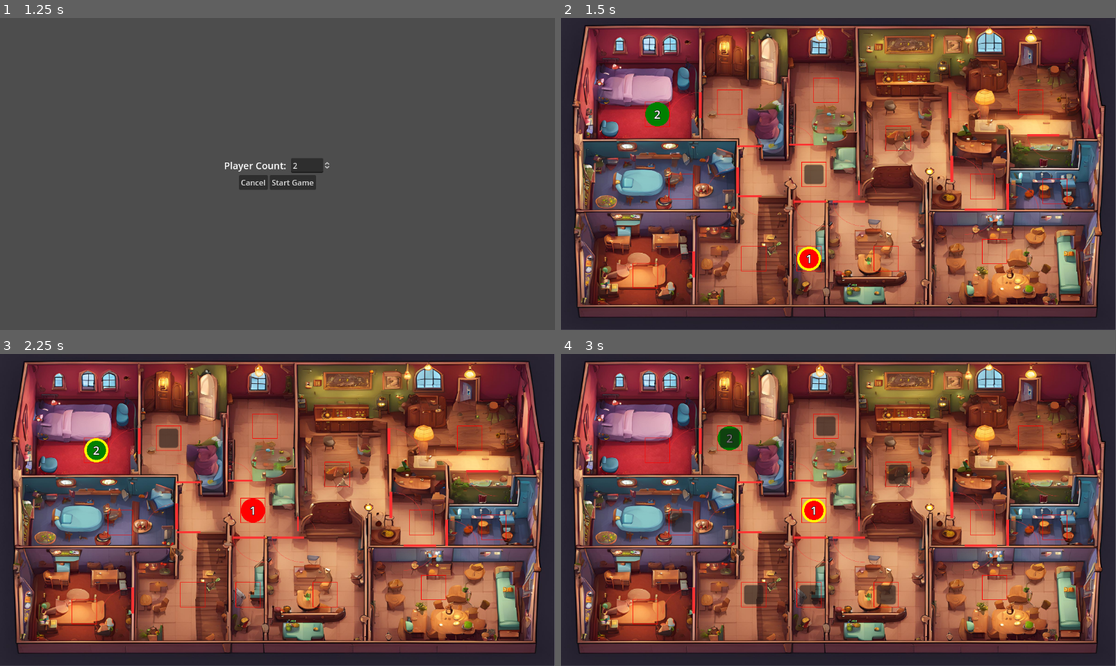
Above: before the commit, frames 1-4 (two rows, left to right).
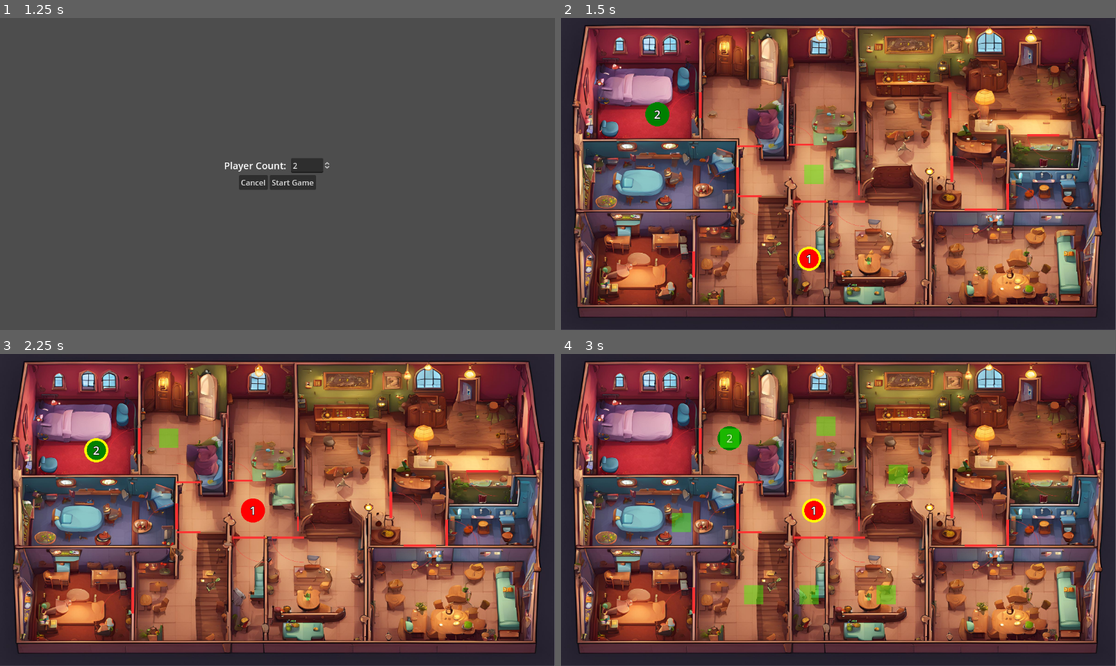
Above: after the commit, the same moments.

Repository: Yogadhveep/transylvaniagame
Game: Godot game, scene res://MainScreen.tscn
Two runs of this game, one before a commit and one after it. Both use one fixed random seed, a clock stepped at 60 frames per second and the inputs below.
Inputs (mouse positions are in pixels of both pictures, inside the frame that each line leads up to):
- Up to frame 1 (1.25 s): click "Play" at 0.5 s
- Up to frame 2 (1.5 s): click "Start Game" at 1.25 s
- Up to frame 3 (2.25 s): click (255, 510) at 2 s
- Up to frame 4 (3 s): click (727, 438) at 2.75 s

Frame 1 is identical in both runs. In frame 2, 0.8% of the frame differs, in the area x 12-92%, y 19-87%; in frame 3, 0.8%; in frame 4, 2.1%.

Commit message:
eeeeeeeeeeeee

Diff:
--- a/transylvaniagame/Game.tscn
+++ b/transylvaniagame/Game.tscn
@@ -2,8 +2,8 @@
 
 [ext_resource type="Script" path="res://game.gd" id="1_m3clw"]
 [ext_resource type="Script" path="res://graph_node.gd" id="2_d3mre"]
+[ext_resource type="StyleBox" uid="uid://bbrytb10k42h5" path="res://AlllowedMoved.tres" id="3_ataf8"]
 [ext_resource type="Texture2D" uid="uid://b81tcfxa6qt41" path="res://final map.png" id="4_y0snq"]
-[ext_resource type="Texture2D" uid="uid://daqk5sjkb8lqk" path="res://Node.png" id="5_gn2fd"]
 
 [node name="Control" type="Control"]
 layout_mode = 3
@@ -22,10 +22,6 @@
 scale = Vector2(2, 2)
 script = ExtResource("2_d3mre")
 
-[node name="Sprite2D" type="Sprite2D" parent="Graph/Node1"]
-scale = Vector2(0.1, 0.1)
-texture = ExtResource("5_gn2fd")
-
 [node name="Button" type="Button" parent="Graph/Node1"]
 anchors_preset = 8
 anchor_left = 0.5
@@ -38,16 +34,13 @@
 offset_bottom = 10.0
 grow_horizontal = 2
 grow_vertical = 2
+theme_override_styles/normal = ExtResource("3_ataf8")
 
 [node name="Node2" type="Node2D" parent="Graph"]
 position = Vector2(350, 175)
 scale = Vector2(2, 2)
 script = ExtResource("2_d3mre")
 
-[node name="Sprite2D" type="Sprite2D" parent="Graph/Node2"]
-scale = Vector2(0.1, 0.1)
-texture = ExtResource("5_gn2fd")
-
 [node name="Button" type="Button" parent="Graph/Node2"]
 anchors_preset = 8
 anchor_left = 0.5
@@ -60,16 +53,13 @@
 offset_bottom = 10.0
 grow_horizontal = 2
 grow_vertical = 2
+theme_override_styles/normal = ExtResource("3_ataf8")
 
 [node name="Node3" type="Node2D" parent="Graph"]
 position = Vector2(525, 325)
 scale = Vector2(2, 2)
 script = ExtResource("2_d3mre")
 
-[node name="Sprite2D" type="Sprite2D" parent="Graph/Node3"]
-scale = Vector2(0.1, 0.1)
-texture = ExtResource("5_gn2fd")
-
 [node name="Button" type="Button" parent="Graph/Node3"]
 anchors_preset = 8
 anchor_left = 0.5
@@ -82,16 +72,13 @@
 offset_bottom = 10.0
 grow_horizontal = 2
 grow_vertical = 2
+theme_override_styles/normal = ExtResource("3_ataf8")
 
 [node name="Node4" type="Node2D" parent="Graph"]
 position = Vector2(250, 350)
 scale = Vector2(2, 2)
 script = ExtResource("2_d3mre")
 
-[node name="Sprite2D" type="Sprite2D" parent="Graph/Node4"]
-scale = Vector2(0.1, 0.1)
-texture = ExtResource("5_gn2fd")
-
 [node name="Button" type="Button" parent="Graph/Node4"]
 anchors_preset = 8
 anchor_left = 0.5
@@ -104,16 +91,13 @@
 offset_bottom = 10.0
 grow_horizontal = 2
 grow_vertical = 2
+theme_override_styles/normal = ExtResource("3_ataf8")
 
 [node name="Node5" type="Node2D" parent="Graph"]
 position = Vector2(550, 150)
 scale = Vector2(2, 2)
 script = ExtResource("2_d3mre")
 
-[node name="Sprite2D" type="Sprite2D" parent="Graph/Node5"]
-scale = Vector2(0.1, 0.1)
-texture = ExtResource("5_gn2fd")
-
 [node name="Button" type="Button" parent="Graph/Node5"]
 anchors_preset = 8
 anchor_left = 0.5
@@ -126,16 +110,13 @@
 offset_bottom = 10.0
 grow_horizontal = 2
 grow_vertical = 2
+theme_override_styles/normal = ExtResource("3_ataf8")
 
 [node name="Node6" type="Node2D" parent="Graph"]
 position = Vector2(515, 500)
 scale = Vector2(2, 2)
 script = ExtResource("2_d3mre")
 
-[node name="Sprite2D" type="Sprite2D" parent="Graph/Node6"]
-scale = Vector2(0.1, 0.1)
-texture = ExtResource("5_gn2fd")
-
 [node name="Button" type="Button" parent="Graph/Node6"]
 anchors_preset = 8
 anchor_left = 0.5
@@ -148,16 +129,13 @@
 offset_bottom = 10.0
 grow_horizontal = 2
 grow_vertical = 2
+theme_override_styles/normal = ExtResource("3_ataf8")
 
 [node name="Node7" type="Node2D" parent="Graph"]
 position = Vector2(400, 500)
 scale = Vector2(2, 2)
 script = ExtResource("2_d3mre")
 
-[node name="Sprite2D" type="Sprite2D" parent="Graph/Node7"]
-scale = Vector2(0.1, 0.1)
-texture = ExtResource("5_gn2fd")
-
 [node name="Button" type="Button" parent="Graph/Node7"]
 anchors_preset = 8
 anchor_left = 0.5
@@ -170,16 +148,13 @@
 offset_bottom = 10.0
 grow_horizontal = 2
 grow_vertical = 2
+theme_override_styles/normal = ExtResource("3_ataf8")
 
 [node name="Node8" type="Node2D" parent="Graph"]
 position = Vector2(175, 535)
 scale = Vector2(2, 2)
 script = ExtResource("2_d3mre")
 
-[node name="Sprite2D" type="Sprite2D" parent="Graph/Node8"]
-scale = Vector2(0.1, 0.1)
-texture = ExtResource("5_gn2fd")
-
 [node name="Button" type="Button" parent="Graph/Node8"]
 anchors_preset = 8
 anchor_left = 0.5
@@ -192,16 +167,13 @@
 offset_bottom = 10.0
 grow_horizontal = 2
 grow_vertical = 2
+theme_override_styles/normal = ExtResource("3_ataf8")
 
 [node name="Node9" type="Node2D" parent="Graph"]
 position = Vector2(675, 500)
 scale = Vector2(2, 2)
 script = ExtResource("2_d3mre")
 
-[node name="Sprite2D" type="Sprite2D" parent="Graph/Node9"]
-scale = Vector2(0.1, 0.1)
-texture = ExtResource("5_gn2fd")
-
 [node name="Button" type="Button" parent="Graph/Node9"]
 anchors_preset = 8
 anchor_left = 0.5
@@ -214,16 +186,13 @@
 offset_bottom = 10.0
 grow_horizontal = 2
 grow_vertical = 2
+theme_override_styles/normal = ExtResource("3_ataf8")
 
 [node name="Node10" type="Node2D" parent="Graph"]
 position = Vector2(700, 250)
 scale = Vector2(2, 2)
 script = ExtResource("2_d3mre")
 
-[node name="Sprite2D" type="Sprite2D" parent="Graph/Node10"]
-scale = Vector2(0.1, 0.1)
-texture = ExtResource("5_gn2fd")
-
 [node name="Button" type="Button" parent="Graph/Node10"]
 anchors_preset = 8
 anchor_left = 0.5
@@ -236,16 +205,13 @@
 offset_bottom = 10.0
 grow_horizontal = 2
 grow_vertical = 2
+theme_override_styles/normal = ExtResource("3_ataf8")
 
 [node name="Node11" type="Node2D" parent="Graph"]
 position = Vector2(875, 350)
 scale = Vector2(2, 2)
 script = ExtResource("2_d3mre")
 
-[node name="Sprite2D" type="Sprite2D" parent="Graph/Node11"]
-scale = Vector2(0.1, 0.1)
-texture = ExtResource("5_gn2fd")
-
 [node name="Button" type="Button" parent="Graph/Node11"]
 anchors_preset = 8
 anchor_left = 0.5
@@ -258,16 +224,13 @@
 offset_bottom = 10.0
 grow_horizontal = 2
 grow_vertical = 2
+theme_override_styles/normal = ExtResource("3_ataf8")
 
 [node name="Node12" type="Node2D" parent="Graph"]
 position = Vector2(1025, 360)
 scale = Vector2(2, 2)
 script = ExtResource("2_d3mre")
 
-[node name="Sprite2D" type="Sprite2D" parent="Graph/Node12"]
-scale = Vector2(0.1, 0.1)
-texture = ExtResource("5_gn2fd")
-
 [node name="Button" type="Button" parent="Graph/Node12"]
 anchors_preset = 8
 anchor_left = 0.5
@@ -280,16 +243,13 @@
 offset_bottom = 10.0
 grow_horizontal = 2
 grow_vertical = 2
+theme_override_styles/normal = ExtResource("3_ataf8")
 
 [node name="Node13" type="Node2D" parent="Graph"]
 position = Vector2(975, 175)
 scale = Vector2(2, 2)
 script = ExtResource("2_d3mre")
 
-[node name="Sprite2D" type="Sprite2D" parent="Graph/Node13"]
-scale = Vector2(0.1, 0.1)
-texture = ExtResource("5_gn2fd")
-
 [node name="Button" type="Button" parent="Graph/Node13"]
 anchors_preset = 8
 anchor_left = 0.5
@@ -302,16 +262,13 @@
 offset_bottom = 10.0
 grow_horizontal = 2
 grow_vertical = 2
+theme_override_styles/normal = ExtResource("3_ataf8")
 
 [node name="Node14" type="Node2D" parent="Graph"]
 position = Vector2(900, 485)
 scale = Vector2(2, 2)
 script = ExtResource("2_d3mre")
 
-[node name="Sprite2D" type="Sprite2D" parent="Graph/Node14"]
-scale = Vector2(0.1, 0.1)
-texture = ExtResource("5_gn2fd")
-
 [node name="Button" type="Button" parent="Graph/Node14"]
 anchors_preset = 8
 anchor_left = 0.5
@@ -324,6 +281,7 @@
 offset_bottom = 10.0
 grow_horizontal = 2
 grow_vertical = 2
+theme_override_styles/normal = ExtResource("3_ataf8")
 
 [node name="Players" type="Node" parent="."]
 
